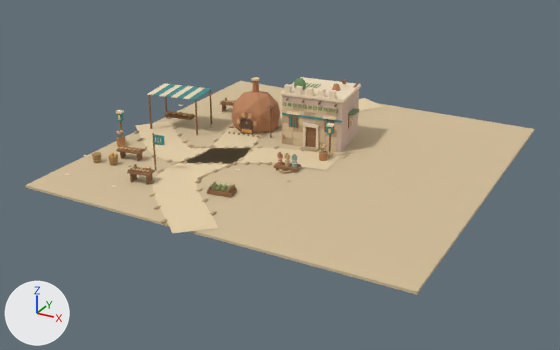
The glTF model client/public/assets/models/city/city-bakery.glb: old version first, new version second.
Camera for both pictures: a camera (50 mm lens) standing at (28.0, -54.8, 25.0) and looking at (-1.0, -2.2, -1.3). The lights are fixed; the arrows at lower left show +X, +Y and +Z. The first picture is the older version. Where no turn or scale is listed for an object, it has been applied to the vertices. Vertices at exactly the same position are counted once.

The scene before the commit, as lines of its bpy script (objects in view):
```python
me_mesh_0 = bpy.data.meshes.new('Mesh_0')
me_mesh_0.from_pydata(...)  # 6782 vertices, 11424 faces; spans x -17.0..16.0, y -17.1..16.8, z -1.3..5.8
me_mesh_0.materials.append(mat_material_0)
ob_mesh_0 = bpy.data.objects.new('Mesh_0', me_mesh_0)
ob_mesh_0.location = (0.0, 0.0, 0.0)
```
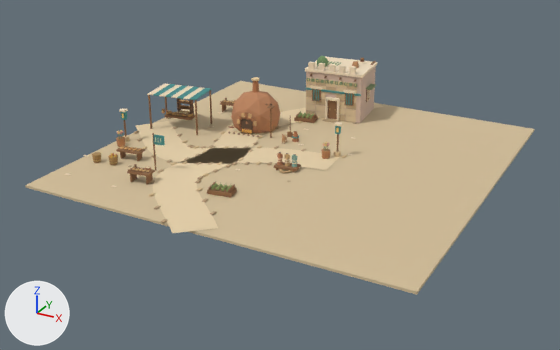
The change in detail:
me_mesh_0 is used by ob_mesh_0; location (0.0, 0.0, 0.0).
me_mesh_0 had 6782 vertices, 11424 faces and spanned x -17.0..16.0, y -17.1..16.8, z -1.3..5.8.
me_mesh_0 now has 7686 vertices, 12892 faces and spans x -17.0..16.0, y -17.1..16.8, z -1.3..5.8.
me_mesh_0 part 1: 1288 vertices moved from x -3.6..3.1, y -0.6..6.8, z 0.0..5.8 to x -5.1..3.1, y -0.1..14.3, z 0.0..5.8; 35 vertices removed from x 2.0..2.4, y -0.5..0.0, z 0.4..1.3; 51 vertices added at x -5.8..2.7, y 0.4..3.5, z 0.1..2.6.
me_mesh_0 part 2: 566 vertices added at x -15.1..-12.4, y 0.4..3.7, z 0.0..1.8.
me_mesh_0 part 3: 66 vertices moved from x -15.6..-14.9, y -5.5..-4.8, z 0.0..2.9 to x -15.6..-14.9, y -5.0..-4.3, z 0.0..2.9; 8 vertices removed from x -15.6..-14.9, y -5.5..-4.8, z 2.0..2.9; 8 vertices added at x -15.6..-14.9, y -5.0..-4.3, z 2.0..2.9.
Other edits to the shape of me_mesh_0 do not show in these pictures.

What differs and where, as boxes [x1, y1, x2, y2] in the pictures (560 x 350 px; the box of a moved part takes in the faces that stretch with it):
'Mesh_0', reshaped (10% taller)
    before: [25, 77, 534, 295]
    after: [25, 56, 534, 295]
part 1 of me_mesh_0, moved or reshaped
    before: [280, 77, 361, 161]
    after: [266, 56, 377, 159]
part 2 of me_mesh_0, added
    after: [162, 98, 194, 116]
part 3 of me_mesh_0, moved or reshaped
    before: [115, 110, 126, 143]
    after: [119, 108, 130, 142]
